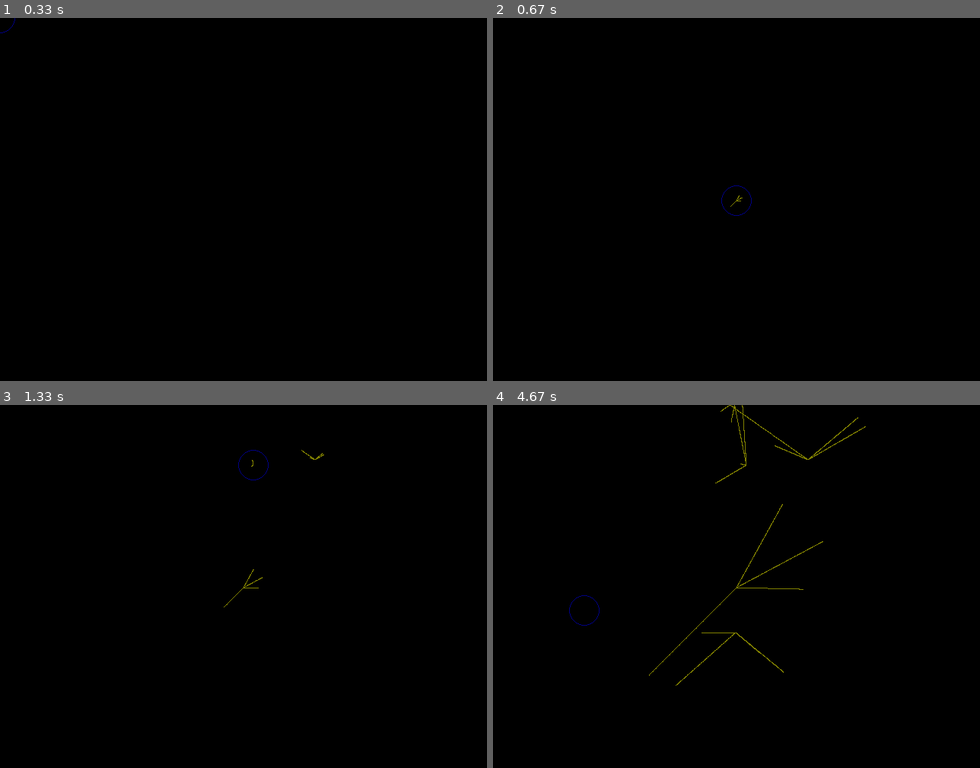
Above: before the commit, frames 1-4 (two rows, left to right).
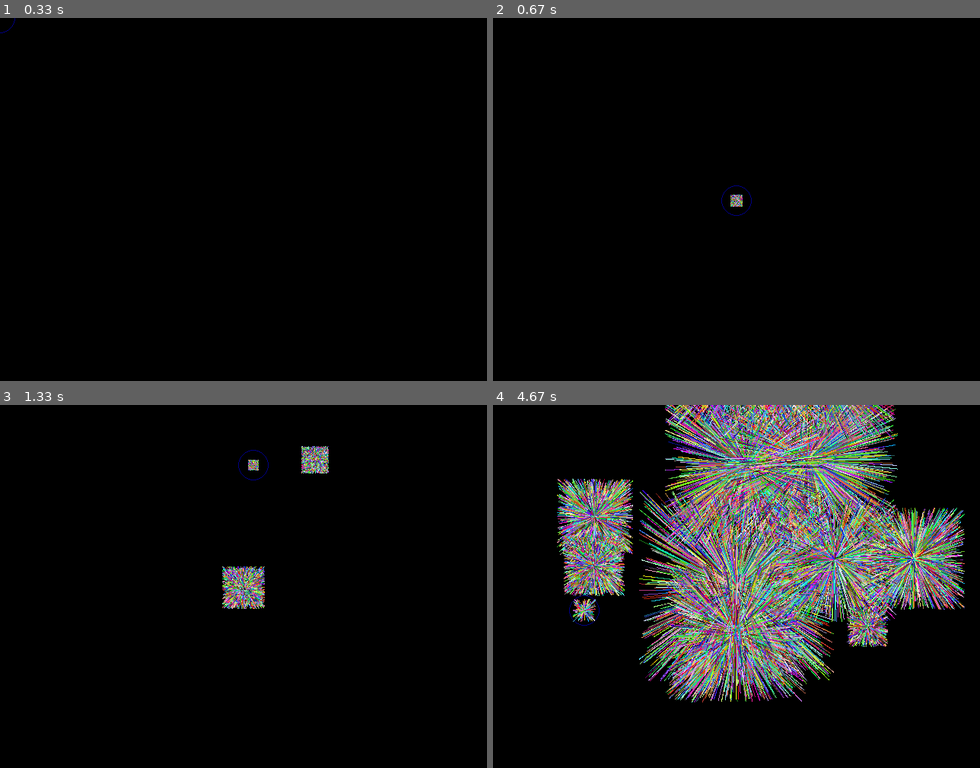
Above: after the commit, the same moments.

Repository: misspellted/enlightened
Game: pygame game, started from launcher.py
The game is run twice, just before and just after one commit, with the same random seed, the same clock (stepped at 60 frames per second) and the same inputs.
Inputs (mouse positions are in pixels of both pictures, inside the frame that each line leads up to):
- Up to frame 1 (0.33 s): no input
- Up to frame 2 (0.67 s): click (736, 199) at 0.38 s
- Up to frame 3 (1.33 s): click (316, 459) at 0.72 s; click (253, 466) at 1.08 s
- Up to frame 4 (4.67 s): click (736, 633) at 1.58 s; click (833, 561) at 1.92 s; click (911, 557) at 2.42 s; click (595, 517) at 2.98 s; click (595, 564) at 3.32 s; click (867, 626) at 3.75 s; click (585, 611) at 4.15 s

Frame 1 is identical in both runs. In frame 2, less than 0.1% of the frame differs, in the area x 48-52%, y 48-52%; in frame 3, 1.4%; in frame 4, 40%, in the area x 13-97%, y 0-82%.

Commit message:
Switches Accelerated to only acceleration
And the velocity was moved to Moving.

Diff:
--- a/attributes/accelerated.py
+++ b/attributes/accelerated.py
@@ -4,12 +4,7 @@
 
 
 class Accelerated:
-  def __init__(self, velocity):
-    if not isinstance(velocity, Vertex):
-      raise TypeError("Expected 'velocity' to be an instance of Vertex!")
-    self.velocity = velocity
-
-  def accelerate(self, acceleration):
+  def __init__(self, acceleration):
     if not isinstance(acceleration, Vertex):
       raise TypeError("Expected 'acceleration' to be an instance of Vertex!")
-    self.velocity += acceleration
+    self.acceleration = acceleration
--- a/attributes/moving.py
+++ b/attributes/moving.py
@@ -1,11 +1,10 @@
 
 
-from attributes.positioned import Positioned
-from attributes.accelerated import Accelerated
-from geometry.vertices import Vertex2
+from geometry.vertices import Vertex
 
 
-class Moving2(Positioned, Accelerated):
-  def __init__(self, position, velocity):
-    Positioned.__init__(self, Vertex2(*position))
-    Accelerated.__init__(self, Vertex2(*velocity))
+class Moving:
+  def __init__(self, velocity):
+    if not isinstance(velocity, Vertex):
+      raise TypeError("Expected 'velocity' to be an instance of Vertex!")
+    self.velocity = velocity
--- a/demos/bouncer.py
+++ b/demos/bouncer.py
@@ -5,6 +5,7 @@
 from entities.rays import BouncingRay, RAY_MAXIMUM_BOUNCES
 from geometry.vertices import Vertex2
 import pygame
+from random import random
 from scenes.pygame import PyGameScene
 
 
@@ -14,49 +15,12 @@
 EMIT_COOLDOWN = 1 << 3
 
 
-class Buffer(pygame.Surface):
-  def __init__(self, length, height):
-    pygame.Surface.__init__(self, (length, height))
-
-  @property
-  def dimensions(self):
-    return self.get_size()
-
-  def wipe(self, color=(0, 0, 0)):
-    self.fill(color)
-
-
-class BRCursor(PyGameCursor, Rendered):
-  COLOR_BOUNCE = (0, 0, 127)
-  COLOR_GRAB = (0, 127, 0)
-  COLOR_EMIT = (127, 0, 0)
-
-  def __init__(self, radius):
-    PyGameCursor.__init__(self)
-    self.radius = radius
-    self.bounce()
-
-  def bounce(self):
-    self.color = BRCursor.COLOR_BOUNCE
-
-  def emit(self):
-    self.color = BRCursor.COLOR_EMIT
-
-  def grab(self):
-    self.color = BRCursor.COLOR_GRAB
-
-  def render(self):
-    rendering = pygame.Surface((self.radius * 2, self.radius * 2))
-    pygame.draw.circle(rendering, self.color, (self.radius, self.radius), self.radius, 1)
-    return rendering
-
-
 class BouncingCursor(EmittingCursor):
   def __init__(self, cameraOverlay, radius=20, cursorVisible=True):
     EmittingCursor.__init__(self, cameraOverlay, radius=radius, cursorVisible=cursorVisible)
 
   def emitRay(self):
-    return BouncingRay(self.position.tupled(), RAY_MAXIMUM_BOUNCES)
+    return BouncingRay(self.position.copy(), Vertex2(random() - 0.5, random() - 0.5), RAY_MAXIMUM_BOUNCES)
 
 
 class BouncingScene(PyGameScene):
--- a/demos/emitter.py
+++ b/demos/emitter.py
@@ -5,6 +5,7 @@
 from entities.rays import Ray
 from geometry.vertices import Vertex2
 import pygame
+from random import random
 from scenes.pygame import PyGameScene
 
 
@@ -28,7 +29,7 @@
     self.color = EmittingCursor.COLOR_BOUNCING
 
   def emitRay(self):
-    return Ray(self.position.tupled())
+    return Ray(self.position.copy(), Vertex2(random() - 0.5, random() - 0.5))
 
   def emitRays(self, raysPerEmit):
     # Use the cursor to indicate the 'emit' mode.
--- a/entities/rays.py
+++ b/entities/rays.py
@@ -1,7 +1,8 @@
 
 
+from attributes.moving import Moving
 from attributes.living import Living
-from attributes.moving import Moving2
+from attributes.positioned import Positioned
 from entities import Entity
 from geometry.lines import Segment
 from pygame.draw import line as aline, aaline
@@ -28,9 +29,10 @@
   return (next, modified)
 
 
-class Ray(Living, Moving2, Entity):
-  def __init__(self, position, rayColor=None, trailLength=RAY_TRAIL_LENGTH):
-    Moving2.__init__(self, position, (random() - 0.5, random() - 0.5))
+class Ray(Positioned, Moving, Living, Entity):
+  def __init__(self, position, velocity, rayColor=None, trailLength=RAY_TRAIL_LENGTH):
+    Positioned.__init__(self, position)
+    Moving.__init__(self, velocity)
 
     self.lastPosition = None
     self.rayColor = rayColor if rayColor else (int(random() * 255), int(random() * 255), int(random() * 255))
@@ -98,8 +100,8 @@
 
 
 class BouncingRay(Ray):
-  def __init__(self, position, bounces, trailLength=RAY_TRAIL_LENGTH):
-    Ray.__init__(self, position, rayColor=(127, 127, 0), trailLength=trailLength)
+  def __init__(self, position, velocity, bounces, trailLength=RAY_TRAIL_LENGTH):
+    Ray.__init__(self, position, velocity, rayColor=(127, 127, 0), trailLength=trailLength)
     # It's life is based on bounces.
     self.bounces = bounces
 
--- a/launcher.py
+++ b/launcher.py
@@ -1,8 +1,8 @@
 
 
 # from demos.painter import PaintingDemo as Demo
-# from demos.emitter import EmittingDemo as Demo
-from demos.bouncer import BouncingDemo as Demo
+from demos.emitter import EmittingDemo as Demo
+# from demos.bouncer import BouncingDemo as Demo
 
 
 WINDOW_LENGTH = 640
